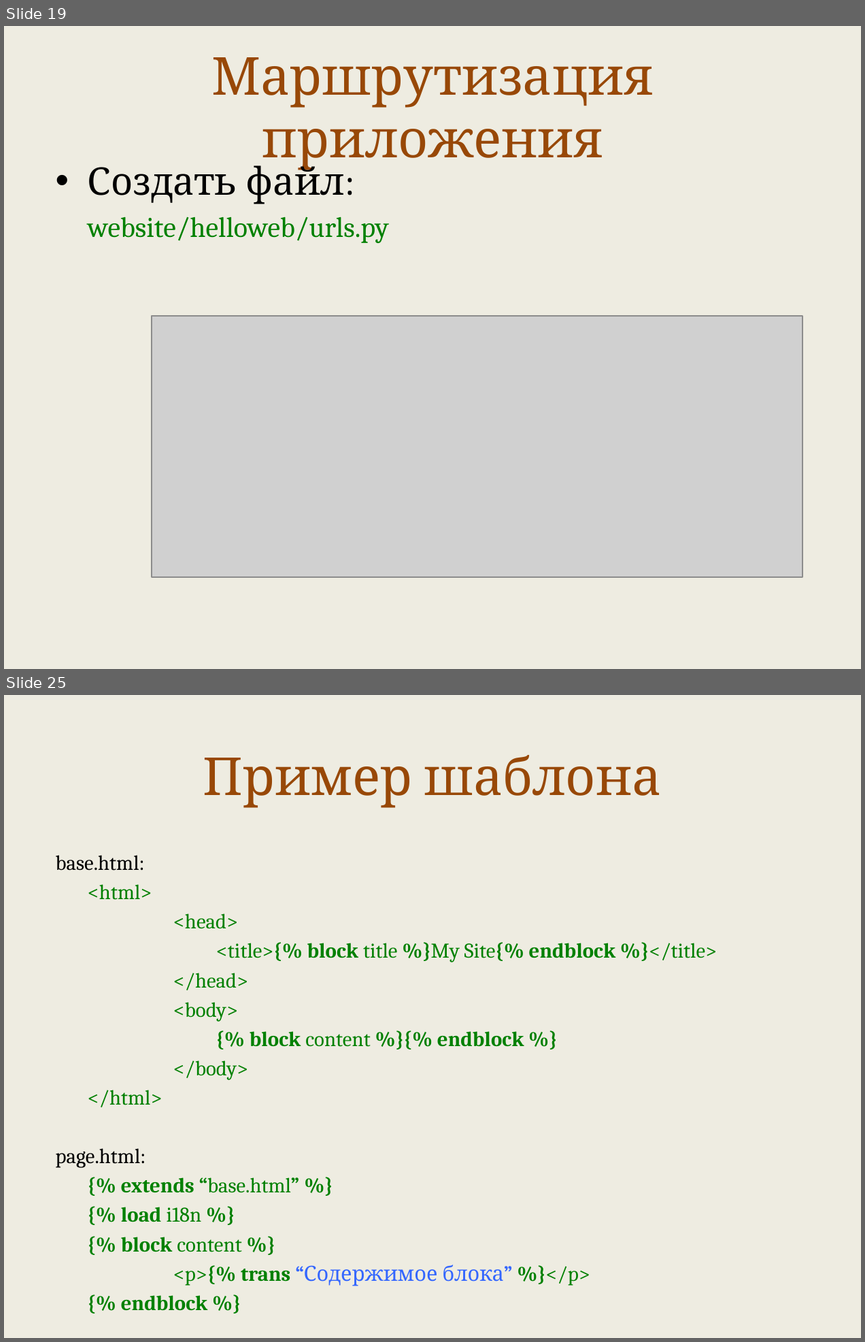
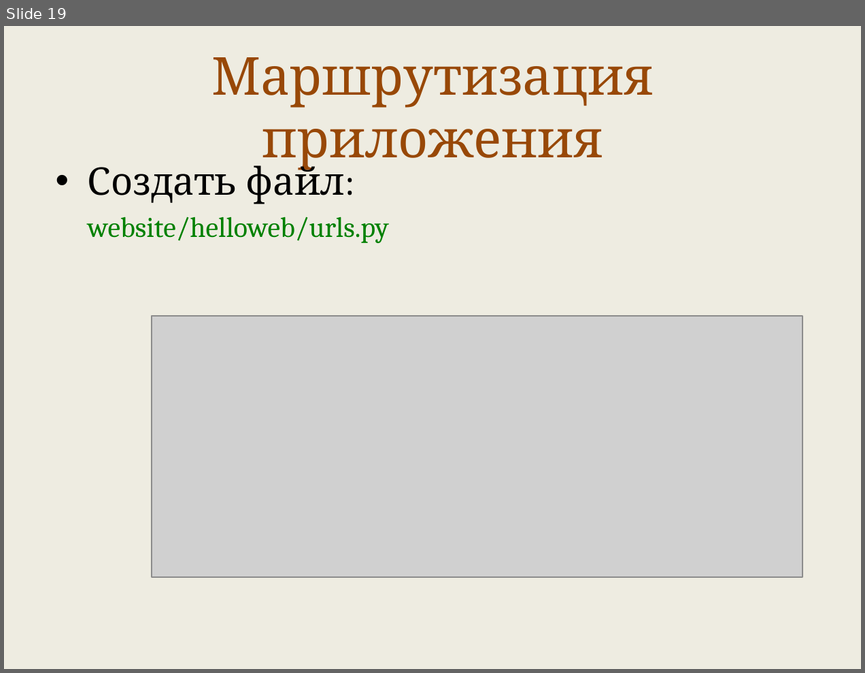
Before and after one commit to maxchv/LearnPython, a slide deck: week11/intro_django.pptx. Shown one above the other, each under a label of ours: slides 19 and 25 before the commit, slide 19 after it; the slides between them are not shown. The pictures are 865x1342 and 865x673 pixels, drawn with LibreOffice and Linux fonts; fonts in the diff are those of the drawing; grey boxes stand for pictures. Boxes give left, top, right and bottom in pixels: in the first picture for what was removed or moved away, otherwise in the second. Text is boxed around its words. In the diff, an @@ line names an element or a change of style, - is before the commit and + after.

```diff
--- a/week11/intro_django.pptx
+++ b/week11/intro_django.pptx
@@ slide 25 removed at [4,695,861,1338], background #EEECE1 @@
@@ title removed at [203,755,661,808] @@
-Пример шаблона
@@ text removed at [56,855,717,1310] @@
-base.html:
-<html>
-<head>
-<title>{% block title %}My Site{% endblock %}</title>
-</head>
-<body>
-{% block content %}{% endblock %}
-</body>
-</html>
-page.html:
-{% extends “base.html” %}
-{% load i18n %}
-{% block content %}
-<p>{% trans “Содержимое блока” %}</p>
-{% endblock %}
```
Also in this commit, not shown: 12 other slides removed, 3 other files.
